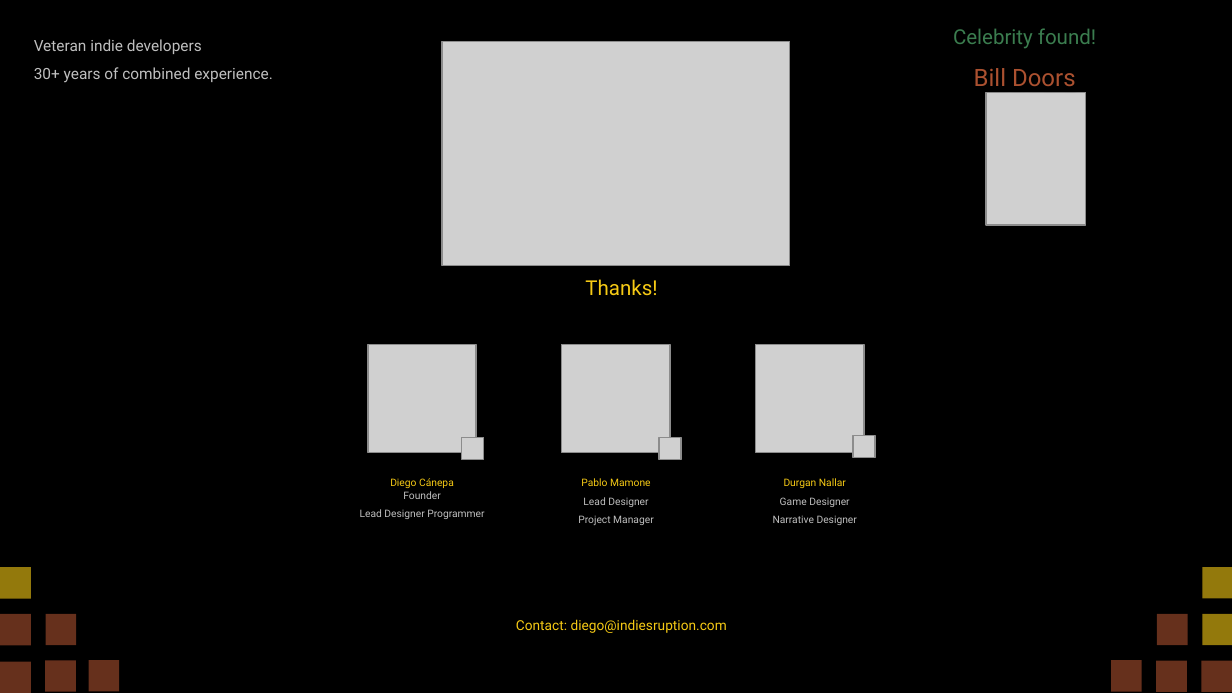
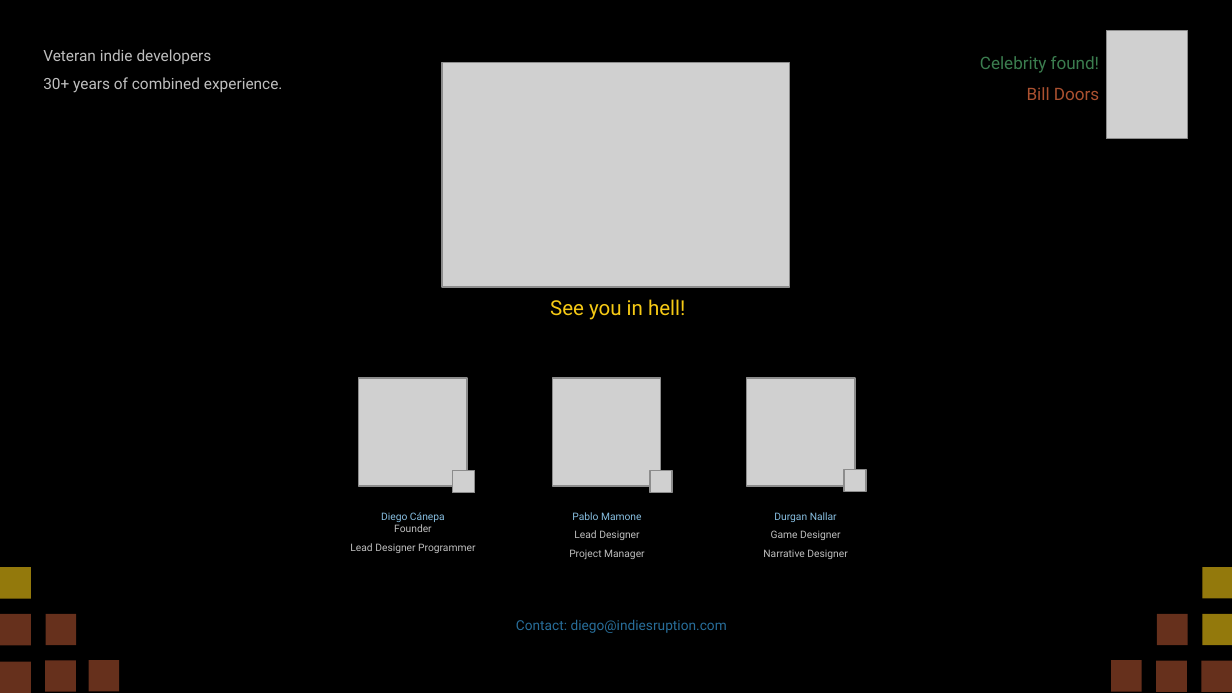
Before and after one commit to diegohcanepa/Remizione, a slide deck: slide 16 of Pitch Deck.pptx (slide 17 before the commit). Drawn at 1232x693 pixels with LibreOffice and Linux fonts; fonts in the diff are those of the drawing; grey boxes stand for pictures. Boxes give left, top, right and bottom in pixels: in the first picture for what was removed or moved away, otherwise in the second. Text is boxed around its words. In the diff, an @@ line names an element or a change of style, - is before the commit and + after.

```diff
--- a/Pitch Deck.pptx
+++ b/Pitch Deck.pptx
@@ text "Veteran indie developers 30+ years ...": place and size @@
-text "Veteran indie developers 30+ years ..." at (34, 39, 273, 82)
+text "Veteran indie developers 30+ years ..." at (43, 49, 283, 93)
@@ text "Celebrity found!": place and size @@
-text "Celebrity found!" at (953, 28, 1096, 93)
+text "Celebrity found!" at (980, 56, 1100, 100)
@@ text "Celebrity found!" at (980, 56, 1100, 100): size 12 to 10 pt in "Celebrity found!"; size 14 to 10 pt in "Bill Doors"; alignment centre to right @@
@@ picture: place and size @@
-picture at (986, 92, 1085, 225)
+picture at (1106, 31, 1188, 139)
@@ picture: place and size @@
-picture at (442, 42, 790, 266)
+picture at (442, 63, 790, 287)
@@ subtitle at (550, 299, 685, 320): text changed @@
-  Thanks!
+  See you in hell!
@@ 6 pictures, 3 texts: place and size @@
-6 pictures, 3 texts at (360, 345, 875, 525)
+6 pictures, 3 texts at (350, 378, 866, 559)
@@ text at (381, 512, 445, 522): text colour #F6CA15 to #87BEE0 in "Diego Cánepa" @@
@@ text at (572, 512, 642, 540): text colour #F6CA15 to #87BEE0 in "Pablo Mamone" @@
@@ text at (774, 512, 837, 522): text colour #F6CA15 to #87BEE0 in "Durgan Nallar" @@
@@ text "Contact: diego@indiesruption.com" at (516, 619, 727, 633): text colour #F6CA15 to #286E9A @@
```
Also in this commit, not shown: 13 other slides changed, 1 slide added, 2 slides removed, 5 other files.
